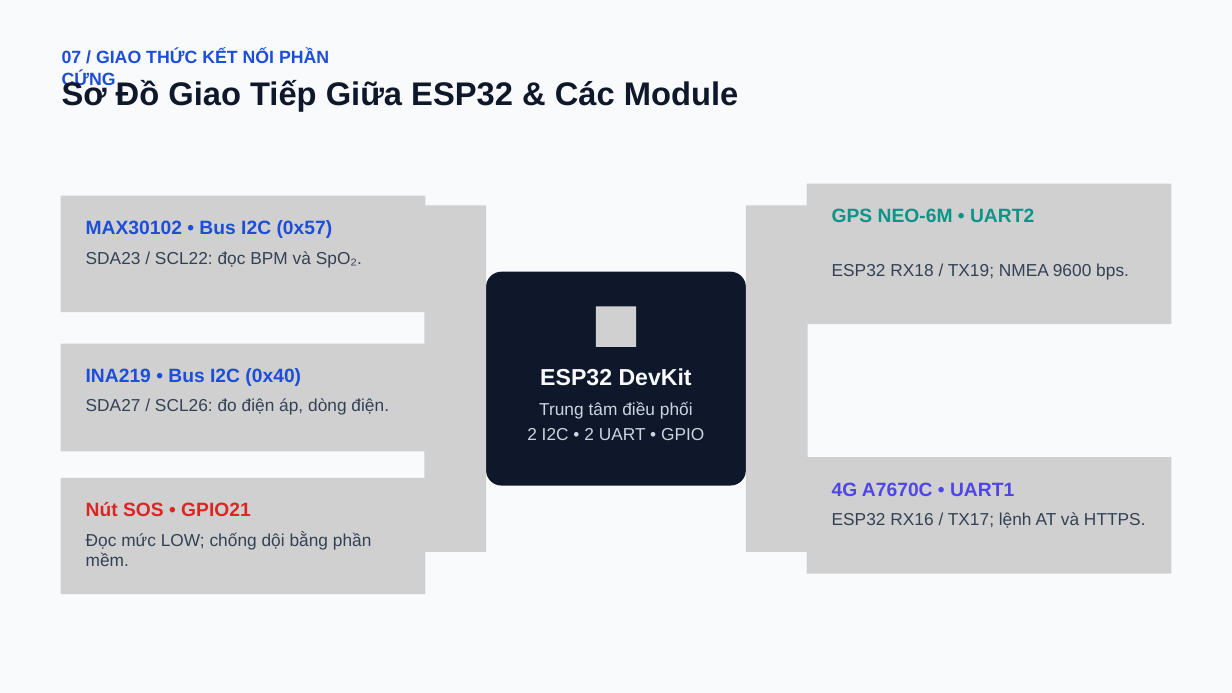
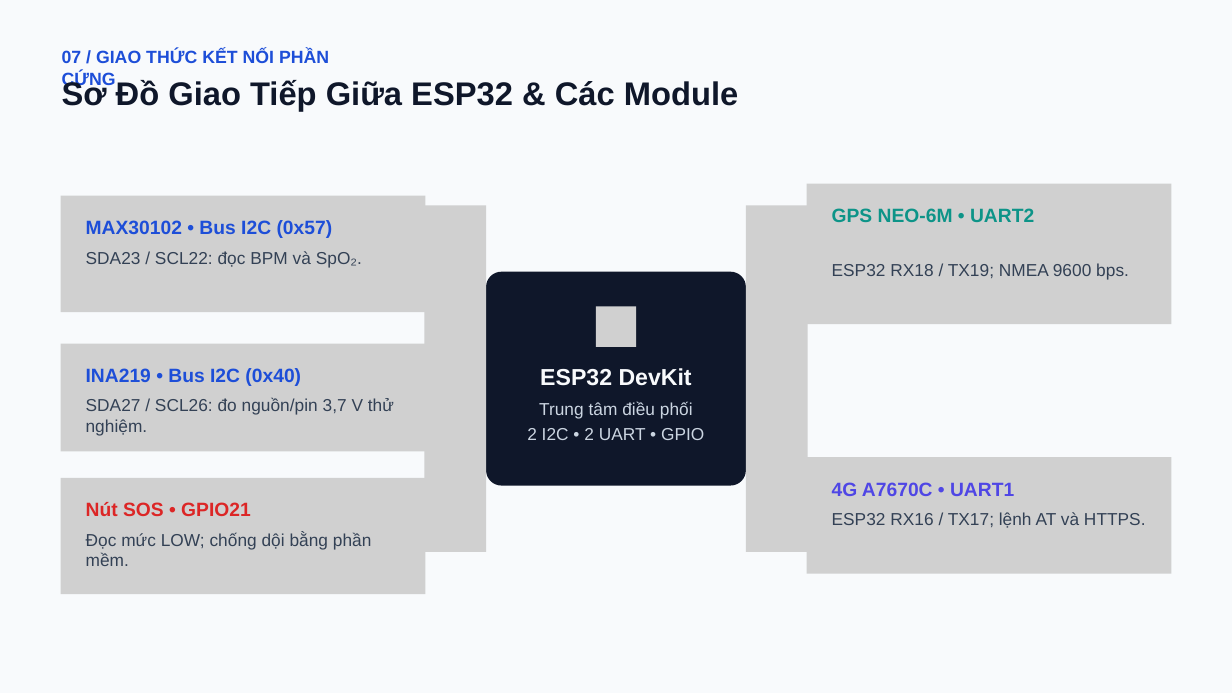
Before and after one commit to Ngocnguyen055/IoT, a slide deck: slide 9 of Slide/He-thong-SOS.pptx. Drawn at 1232x693 pixels with LibreOffice and Linux fonts; fonts in the diff are those of the drawing; grey boxes stand for pictures. Boxes give left, top, right and bottom in pixels: in the first picture for what was removed or moved away, otherwise in the second. Text is boxed around its words. In the diff, an @@ line names an element or a change of style, - is before the commit and + after.

```diff
--- a/Slide/He-thong-SOS.pptx
+++ b/Slide/He-thong-SOS.pptx
@@ text at box(86, 397, 394, 436): text changed @@
-SDA27 / SCL26: đo điện áp, dòng điện.
+SDA27 / SCL26: đo nguồn/pin 3,7 V thử nghiệm.
```
Also in this commit, not shown: 4 other slides changed.
